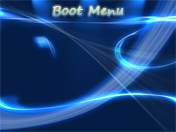
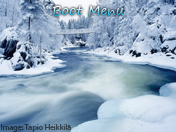
Layers edited between the first and the second 176 × 132 image:
added layer "Image: Tapio Heikkilä" (54%) above "Boot Menu" over [1, 124, 71, 132]
added layer "Layer 3" above "Layer 2" over [0, 0, 176, 132]
